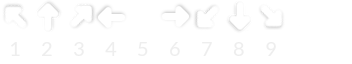
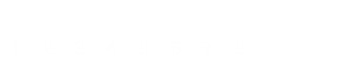
Comparing the layer stacks of the two 352 x 64 images. Changes:
removed layer "Pasted Layer #10" over [258, 4, 285, 30]
removed layer "Pasted Layer #9" over [36, 0, 62, 32]
removed layer "Pasted Layer #4" over [226, 1, 251, 33]
removed layer "Pasted Layer #3" over [192, 4, 220, 30]
moved "Pasted Layer #1" above "12345678", painted on it over [4, 1, 285, 32]
removed layer "Pasted Layer" over [69, 3, 97, 29]
removed layer "Transformation #1" over [3, 3, 29, 52]
renamed "123456789" to "12345678", painted on it over [11, 42, 276, 56]
removed layer "Pasted Layer #2" over [160, 3, 193, 28]
